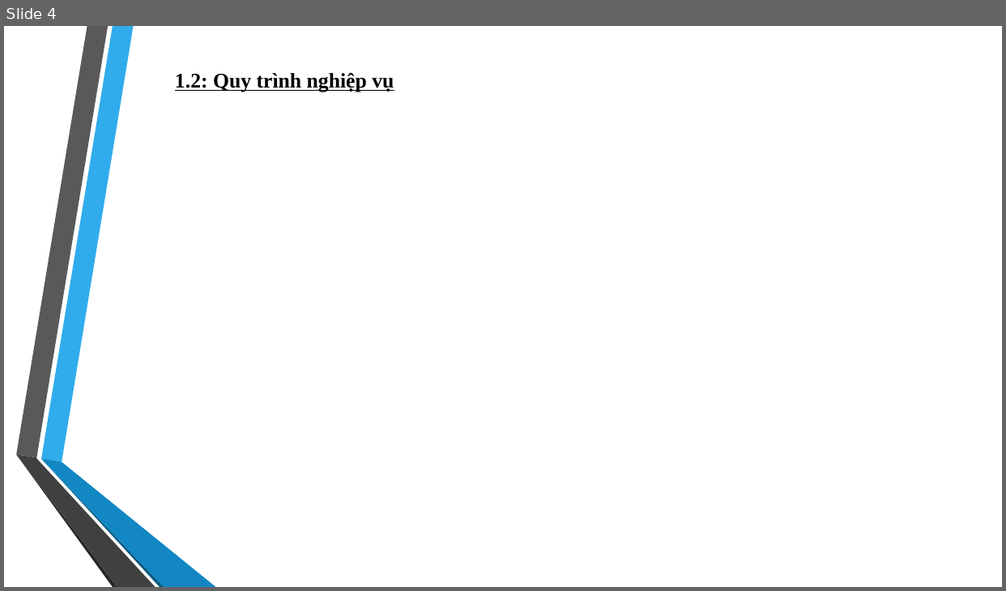
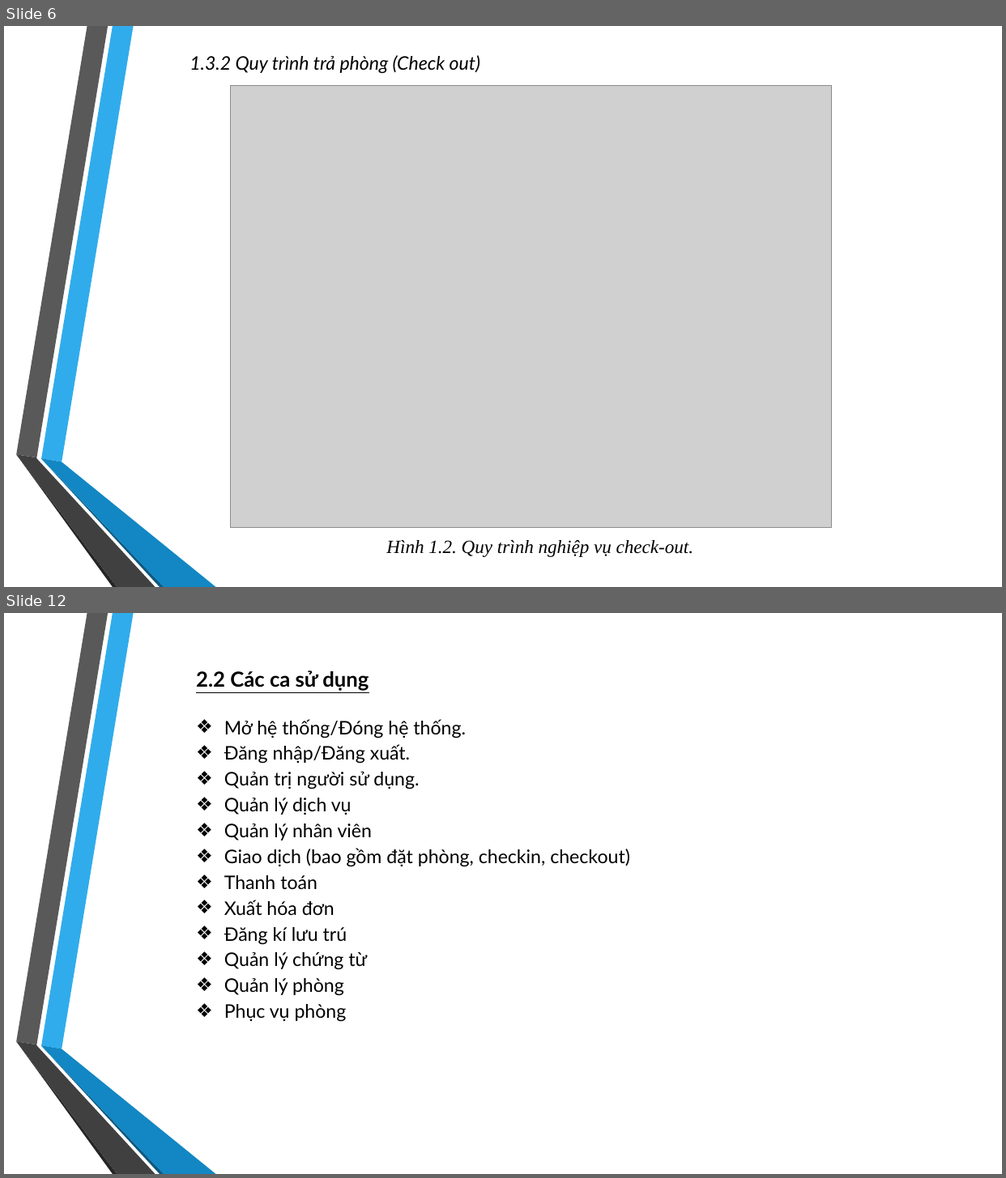
Before and after one commit to DaemonZZ/pttkht, a slide deck: QLKS.pptx. Shown one above the other, each under a label of ours: slide 4 before the commit, slides 6 and 12 after it; the slides between them are not shown. The pictures are 1006x591 and 1006x1178 pixels, drawn with LibreOffice and Linux fonts; fonts in the diff are those of the drawing; grey boxes stand for pictures; background and template pictures are left out. Boxes give left, top, right and bottom in pixels: in the first picture for what was removed or moved away, otherwise in the second. Text is boxed around its words. In the diff, an @@ line names an element or a change of style, - is before the commit and + after.

```diff
--- a/QLKS.pptx
+++ b/QLKS.pptx
@@ slide 12 added at <box>4,613,1002,1174</box>, background picture (left out); not listed: 6 template elements that a slide beside it also shows @@
@@ text added at <box>196,671,368,691</box>, 20 pt, text #000000, bold, underline @@
+2.2 Các ca sử dụng
@@ text added at <box>224,719,630,1022</box>, 18 pt, text #000000 @@
+❖ Mở hệ thống/Đóng hệ thống.
+❖ Đăng nhập/Đăng xuất.
+❖ Quản trị người sử dụng.
+❖ Quản lý dịch vụ
+❖ Quản lý nhân viên
+❖ Giao dịch (bao gồm đặt phòng, checkin, checkout)
+❖ Thanh toán
+❖ Xuất hóa đơn
+❖ Đăng kí lưu trú
+❖ Quản lý chứng từ
+❖ Quản lý phòng
+❖ Phục vụ phòng
@@ what was slide 4 is now slide 6 @@
@@ slide 6 changed as well @@
@@ text added at <box>189,55,480,74</box>, 18 pt, text #000000, italic @@
+1.3.2 Quy trình trả phòng (Check out)
@@ picture added at <box>231,86,832,528</box> @@
@@ text at <box>386,540,693,557</box>: text changed; size 20 to 18 pt; bold off; italic on @@
-1.2: Quy trình nghiệp vụ
+Hình 1.2. Quy trình nghiệp vụ check-out.
```
Also in this commit, not shown: 5 other slides changed, 28 other slides added, 9 slides removed, 3 other files.
